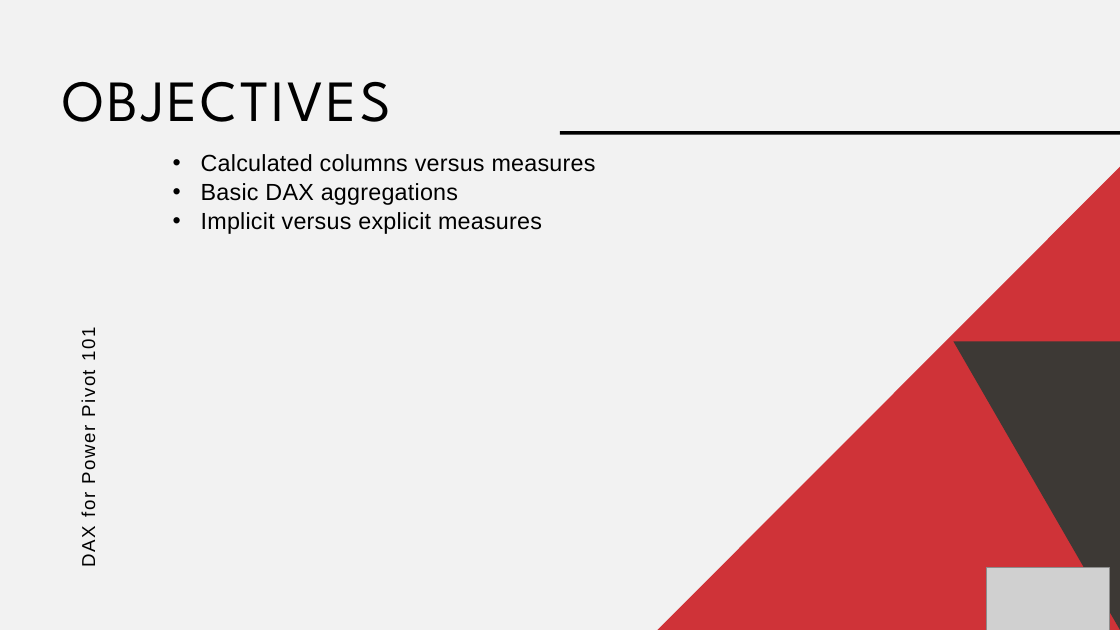
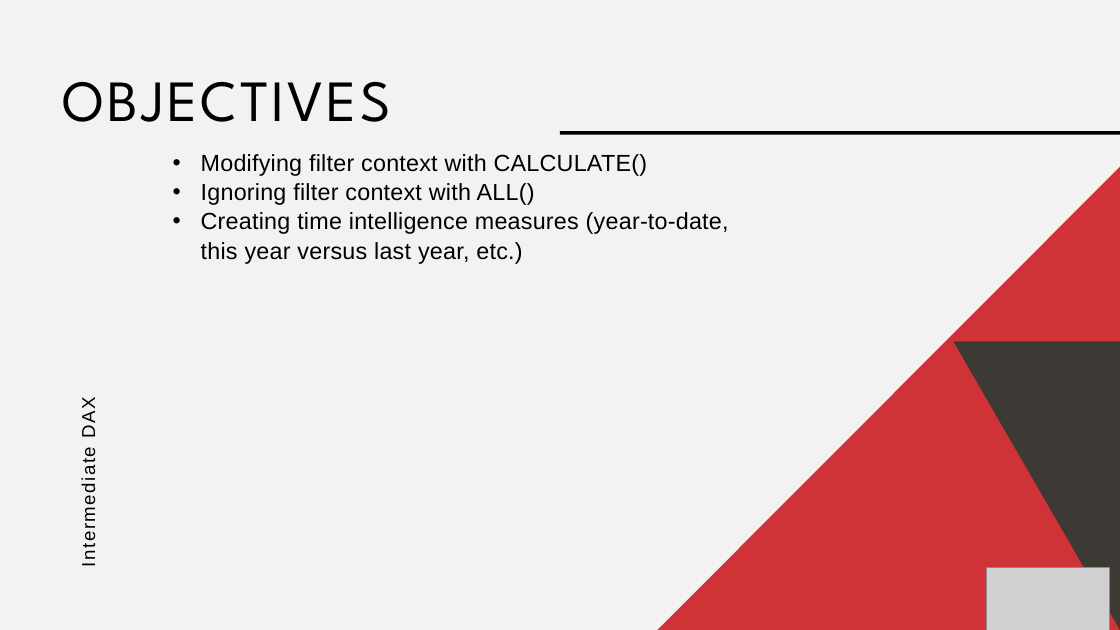
Before and after one commit to stringfestdata/intermediate-dax-power-pivot, a slide deck: slide 3 of intermdiate-dax-power-pivot.pptx. Drawn at 1120x630 pixels with LibreOffice and Linux fonts; fonts in the diff are those of the drawing; grey boxes stand for pictures. Boxes give left, top, right and bottom in pixels: in the first picture for what was removed or moved away, otherwise in the second. Text is boxed around its words. In the diff, an @@ line names an element or a change of style, - is before the commit and + after.

```diff
--- a/intermdiate-dax-power-pivot.pptx
+++ b/intermdiate-dax-power-pivot.pptx
@@ text at bbox=[201, 154, 729, 264]: text changed @@
-• Calculated columns versus measures
-• Basic DAX aggregations
-• Implicit versus explicit measures
+• Modifying filter context with CALCULATE()
+• Ignoring filter context with ALL()
+• Creating time intelligence measures (year-to-date, this year versus last year, etc.)
@@ text at bbox=[78, 401, 99, 559]: text changed @@
-DAX for Power Pivot 101
+Intermediate DAX
```
Also in this commit, not shown: 3 other slides changed, 1 slide added, 1 slide removed, 7 other files.
